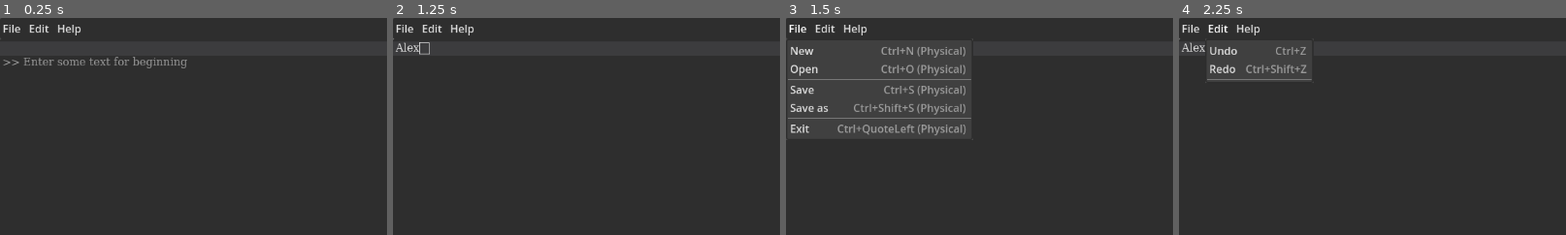
Above: before the commit, frames 1-4 (left to right).
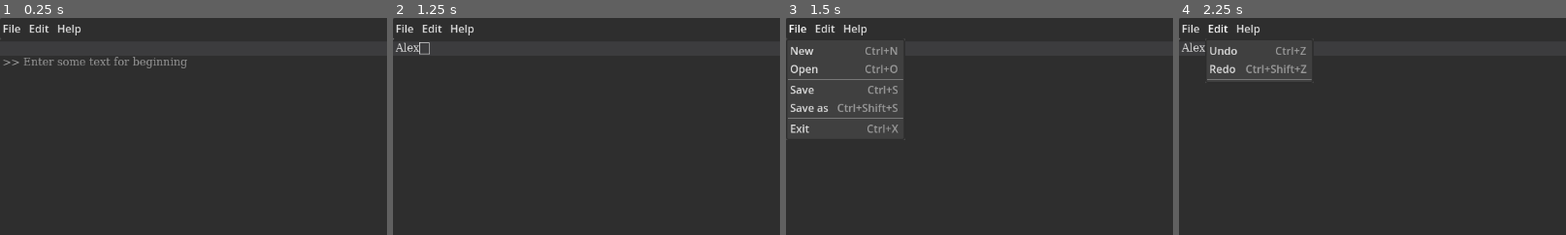
Above: after the commit, the same moments.

Repository: stalker57241/edit-project
Game: Godot game, scene res://scenes/main_scene/main_scene.tscn
Two runs of this game, one before a commit and one after it. Both use one fixed random seed, a clock stepped at 60 frames per second and the inputs below.
Inputs (mouse positions are % of the whole screen's width and height, from its top left):
- Up to frame 1 (0.25 s): no input
- Up to frame 2 (1.25 s): click (50, 51) at 0.52 s; type "Alex" at 0.6 s
- Up to frame 3 (1.5 s): click "File" at 1.25 s
- Up to frame 4 (2.25 s): click "Edit" at 2 s
The pictures show only the part of the screen within x 0-50%, y 0-50%; the shares and areas given below are measured in that part.

Frames 1-2 are identical in both runs. In frame 3, 3.1% of the frame differs, in the area x 13-49%, y 13-57%; in frame 4, nothing differs.

Commit message:
Added file operations
temp.txt appeared, when tested file saving

Diff:
--- a/project.godot
+++ b/project.godot
@@ -10,7 +10,7 @@
 
 [application]
 
-config/name="Edit project"
+config/name="EditProject"
 run/main_scene="res://scenes/main_scene/main_scene.tscn"
 config/features=PackedStringArray("4.0", "Forward Plus")
 run/low_processor_mode=true
@@ -25,26 +25,26 @@
 
 new_sc={
 "deadzone": 0.5,
-"events": [Object(InputEventKey,"resource_local_to_scene":false,"resource_name":"","device":-1,"window_id":0,"alt_pressed":false,"shift_pressed":false,"ctrl_pressed":true,"meta_pressed":false,"pressed":false,"keycode":0,"physical_keycode":78,"key_label":0,"unicode":0,"echo":false,"script":null)
+"events": [Object(InputEventKey,"resource_local_to_scene":false,"resource_name":"","device":-1,"window_id":0,"alt_pressed":false,"shift_pressed":false,"ctrl_pressed":true,"meta_pressed":false,"pressed":false,"keycode":78,"physical_keycode":0,"key_label":0,"unicode":0,"echo":false,"script":null)
 ]
 }
 open_sc={
 "deadzone": 0.5,
-"events": [Object(InputEventKey,"resource_local_to_scene":false,"resource_name":"","device":-1,"window_id":0,"alt_pressed":false,"shift_pressed":false,"ctrl_pressed":true,"meta_pressed":false,"pressed":false,"keycode":0,"physical_keycode":79,"key_label":0,"unicode":0,"echo":false,"script":null)
+"events": [Object(InputEventKey,"resource_local_to_scene":false,"resource_name":"","device":-1,"window_id":0,"alt_pressed":false,"shift_pressed":false,"ctrl_pressed":true,"meta_pressed":false,"pressed":false,"keycode":79,"physical_keycode":0,"key_label":0,"unicode":0,"echo":false,"script":null)
 ]
 }
 save_sc={
 "deadzone": 0.5,
-"events": [Object(InputEventKey,"resource_local_to_scene":false,"resource_name":"","device":-1,"window_id":0,"alt_pressed":false,"shift_pressed":false,"ctrl_pressed":true,"meta_pressed":false,"pressed":false,"keycode":0,"physical_keycode":83,"key_label":0,"unicode":0,"echo":false,"script":null)
+"events": [Object(InputEventKey,"resource_local_to_scene":false,"resource_name":"","device":-1,"window_id":0,"alt_pressed":false,"shift_pressed":false,"ctrl_pressed":true,"meta_pressed":false,"pressed":false,"keycode":83,"physical_keycode":0,"key_label":0,"unicode":0,"echo":false,"script":null)
 ]
 }
 save_as_sc={
 "deadzone": 0.5,
-"events": [Object(InputEventKey,"resource_local_to_scene":false,"resource_name":"","device":-1,"window_id":0,"alt_pressed":false,"shift_pressed":true,"ctrl_pressed":true,"meta_pressed":false,"pressed":false,"keycode":0,"physical_keycode":83,"key_label":0,"unicode":0,"echo":false,"script":null)
+"events": [Object(InputEventKey,"resource_local_to_scene":false,"resource_name":"","device":-1,"window_id":0,"alt_pressed":false,"shift_pressed":true,"ctrl_pressed":true,"meta_pressed":false,"pressed":false,"keycode":83,"physical_keycode":0,"key_label":0,"unicode":0,"echo":false,"script":null)
 ]
 }
 exit_sc={
 "deadzone": 0.5,
-"events": [Object(InputEventKey,"resource_local_to_scene":false,"resource_name":"","device":-1,"window_id":0,"alt_pressed":false,"shift_pressed":false,"ctrl_pressed":true,"meta_pressed":false,"pressed":false,"keycode":0,"physical_keycode":96,"key_label":0,"unicode":0,"echo":false,"script":null)
+"events": [Object(InputEventKey,"resource_local_to_scene":false,"resource_name":"","device":-1,"window_id":0,"alt_pressed":false,"shift_pressed":false,"ctrl_pressed":true,"meta_pressed":false,"pressed":false,"keycode":88,"physical_keycode":0,"key_label":0,"unicode":0,"echo":false,"script":null)
 ]
 }
--- a/scenes/main_scene/main_scene.gd
+++ b/scenes/main_scene/main_scene.gd
@@ -1,5 +1,18 @@
 extends VBoxContainer
 
+
+var current_file: String:
+	set(value):
+		current_file = value
+		if value != "":
+			get_tree().root.title = "EditProject [{filename}]".format({
+				"filename": current_file.get_file()
+			})
+			%Edit.placeholder_text = ""
+		else:
+			get_tree().root.title = "EditProject"
+			%Edit.placeholder_text = "
+>> Enter some text for beginning"
 
 enum FileBtnMenu {
 	NEW = 0,
@@ -26,8 +39,10 @@
 @export var undo_shortcut: Shortcut
 @export var redo_shortcut: Shortcut
 
-# Called when the node enters the scene tree for the first time.
 func _ready():
+	# TODO: Write cmdargs reading for open last arg file
+
+
 	var file_btn_popup: PopupMenu = %FileBtn.get_popup()
 	var edit_btn_popup: PopupMenu = %EditBtn.get_popup()
 	var help_btn_popup: PopupMenu = %HelpBtn.get_popup()
@@ -49,13 +64,17 @@
 func file_btn_popup_id_pressed(id: int) -> void:
 	match id:
 		FileBtnMenu.NEW:
+			current_file = ""
 			%Edit.text = ""
 		FileBtnMenu.OPEN:
-			pass
+			$OpenFile.popup_centered()
 		FileBtnMenu.SAVE:
-			pass
+			if current_file == "":
+				$SaveFile.popup_centered()
+			else:
+				save_file()
 		FileBtnMenu.SAVE_AS:
-			pass
+			$SaveFile.popup_centered()
 		FileBtnMenu.EXIT:
 			get_tree().quit(0)
 
@@ -84,3 +103,28 @@
 			"column": column
 		}
 	)
+
+
+func _on_open_file_file_selected(path: String):
+	current_file = path
+	get_tree().root.title = "EditProject [{filename}]".format({
+		"filename": current_file.get_file()
+	})
+	open_file()
+
+func open_file():
+	var fa: FileAccess = FileAccess.open(current_file, FileAccess.READ)
+
+	%Edit.text = fa.get_as_text()
+
+	fa.close()
+
+func save_file():
+	var fa: FileAccess = FileAccess.open(current_file, FileAccess.WRITE)
+	fa.store_string(%Edit.text)
+	fa.close()
+
+
+func _on_save_file_file_selected(path: String):
+	current_file = path
+	save_file()
--- a/scenes/main_scene/main_scene.tscn
+++ b/scenes/main_scene/main_scene.tscn
@@ -147,4 +147,17 @@
 text = "0/0"
 vertical_alignment = 1
 
+[node name="OpenFile" type="FileDialog" parent="."]
+title = "Open a File"
+size = Vector2i(400, 300)
+ok_button_text = "Открыть"
+file_mode = 0
+access = 2
+
+[node name="SaveFile" type="FileDialog" parent="."]
+size = Vector2i(467, 300)
+access = 2
+
 [connection signal="caret_changed" from="Edit" to="." method="_on_edit_caret_changed"]
+[connection signal="file_selected" from="OpenFile" to="." method="_on_open_file_file_selected"]
+[connection signal="file_selected" from="SaveFile" to="." method="_on_save_file_file_selected"]
Not shown, added: temp.txt
